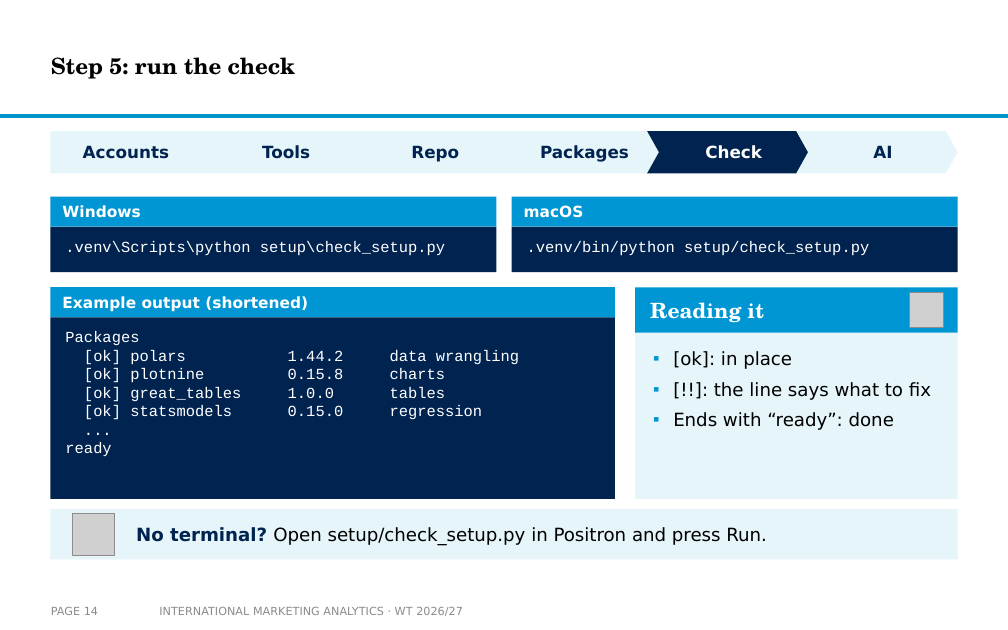
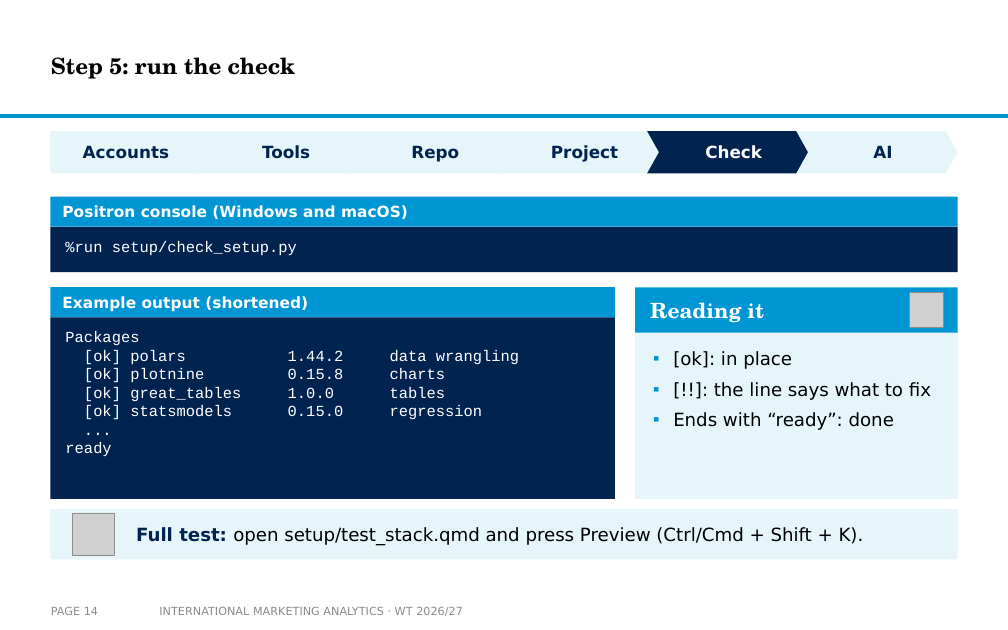
Before and after one commit to arnefloh-wu/International-Marketing-Analytics, a slide deck: slide 14 of slides/01a_setup-and-registration_WT26-27.pptx. Drawn at 1008x630 pixels with LibreOffice and Linux fonts; fonts in the diff are those of the drawing; grey boxes stand for pictures; background and template pictures are left out. Boxes give left, top, right and bottom in pixels: in the first picture for what was removed or moved away, otherwise in the second. Text is boxed around its words. In the diff, an @@ line names an element or a change of style, - is before the commit and + after.

```diff
--- a/slides/01a_setup-and-registration_WT26-27.pptx
+++ b/slides/01a_setup-and-registration_WT26-27.pptx
@@ text in chevron at [551,145,618,162]: text changed @@
-Packages
+Project
@@ rectangle: place and size @@
-rectangle at [50,197,496,227]
+rectangle at [50,197,958,227]
@@ text removed at [62,205,140,218] @@
-Windows
@@ text added at [62,205,408,219], 11 pt, text #FFFFFF, bold @@
+Positron console (Windows and macOS)
@@ rectangle removed at [512,197,958,227] @@
@@ text removed at [524,205,584,218] @@
-macOS
@@ rectangle: place and size @@
-rectangle at [50,227,496,272]
+rectangle at [50,227,958,272]
@@ rectangle removed at [512,227,958,272] @@
@@ text at [65,241,297,256]: text changed @@
-.venv\Scripts\python setup\check_setup.py
+%run setup/check_setup.py
@@ text removed at [527,241,869,256] @@
-.venv/bin/python setup/check_setup.py
@@ text at [136,527,864,546]: text changed @@
-No terminal? Open setup/check_setup.py in Positron and press Run.
+Full test: open setup/test_stack.qmd and press Preview (Ctrl/Cmd + Shift + K).
```
Also in this commit, not shown: 17 other slides changed, 7 other files.
